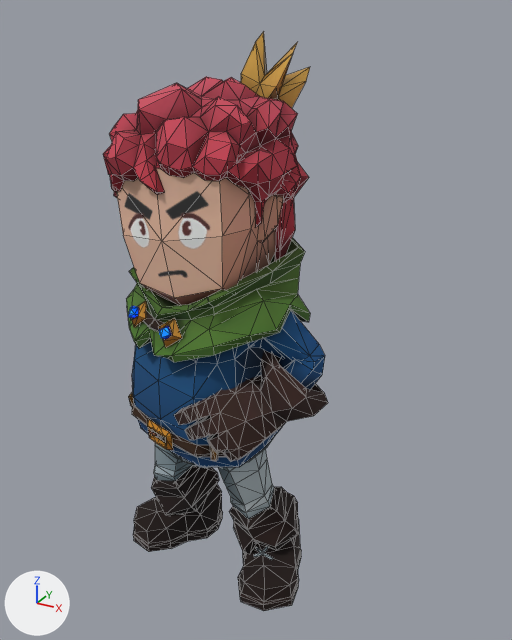
A saved change to the glTF model public/files/avatar/avatar-lowpoly.glb.
Camera for both pictures: a 50 mm lens placed at (0.989, -1.573, 1.638), pointed at (0.038, 0.156, 0.773). Every picture has the same lights, and +X, +Y and +Z are marked at lower left. Mesh edges are drawn as thin lines. Vertices at the same position are counted once.

The older version as bpy lines, for what is in view:
```python
me_sk_lowpoly_male_001 = bpy.data.meshes.new('SK_Lowpoly_Male_001')
me_sk_lowpoly_male_001.from_pydata(...)  # 1469 vertices, 2654 faces; spans x -0.59..0.35, y -0.23..0.41, z -0.01..1.58
me_sk_lowpoly_male_001.materials.append(mat_mi_p12_lowpoly)
ob_sk_lowpoly_male_001_2_staticmeshcomponent0 = bpy.data.objects.new('SK_Lowpoly_Male_001_2_StaticMeshComponent0', me_sk_lowpoly_male_001)
ob_sk_lowpoly_male_001_2_staticmeshcomponent0.location = (0.0, 0.0, 0.0)
```
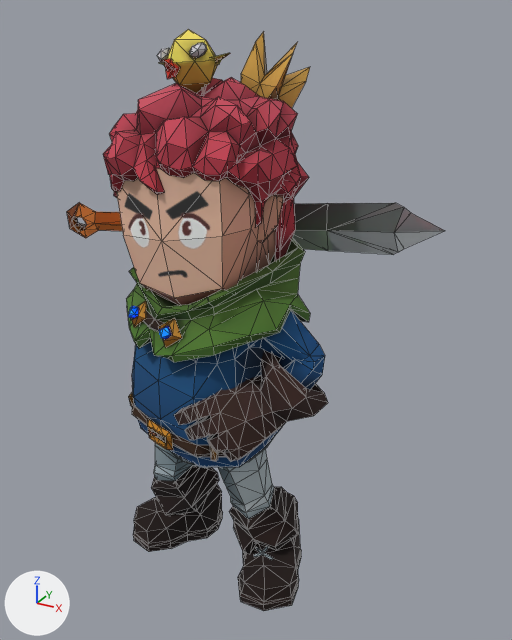
Changed parts and their boxes (x1, y1, x2, y2) in the pictures (512 x 640 px):
'SK_Lowpoly_Male_001_2_StaticMeshComponent0', reshaped (68% wider): before (103, 31, 328, 611); after (67, 29, 445, 611)
part 1 of me_sk_lowpoly_male_001, built on: after (67, 29, 445, 255)

What changed in the scene script:
```text
Change me_sk_lowpoly_male_001:
    used by ob_sk_lowpoly_male_001_2_staticmeshcomponent0; location = (0.0, 0.0, 0.0)
    remove me_sk_lowpoly_male_001.from_pydata(...)  # 1469 vertices, 2654 faces; spans x -0.59..0.35, y -0.23..0.41, z -0.01..1.58
    add me_sk_lowpoly_male_001.from_pydata(...)  # 1627 vertices, 2924 faces; spans x -0.63..0.51, y -0.23..0.45, z -0.01..1.59
    me_sk_lowpoly_male_001 part 1
    2 faces are deleted
    158 vertices are added at x -0.63..0.51, y -0.06..0.45, z 0.9..1.59
    272 new faces join them
```
